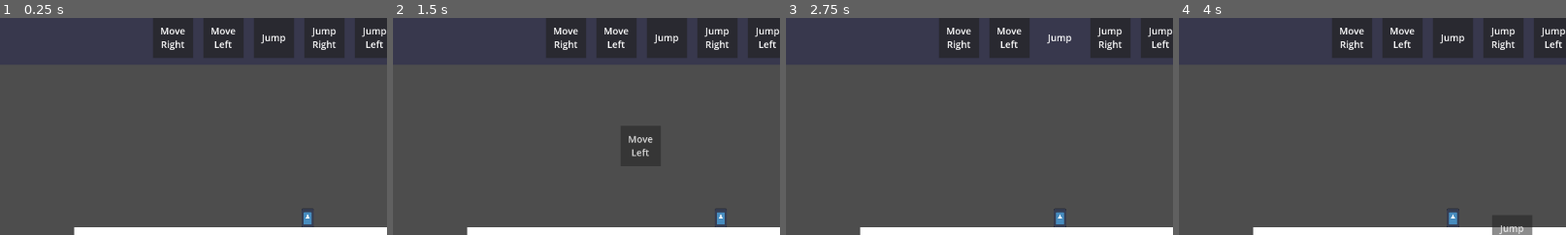
Above: before the commit, frames 1-4 (left to right).
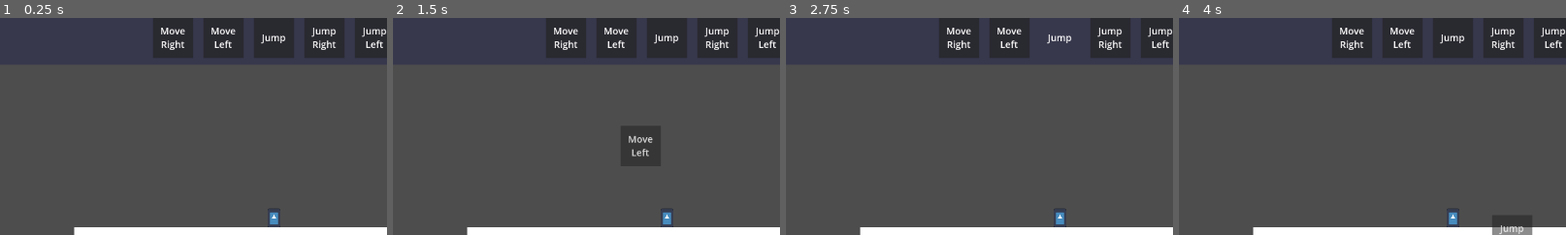
Above: after the commit, the same moments.

Repository: Yuanryan/Rune-Lengend
Game: Godot game, scene res://Scenes/main.tscn
Same seed, same stepped clock (60 frames per second), same inputs: the game is played once before the commit and once after it. The engine's default icon, where the game draws it, is replaced by a stand-in: a white triangle on a blue panel in a dark square.
Inputs (mouse positions are % of the whole screen's width and height, from its top left):
- Up to frame 1 (0.25 s): no input
- Up to frame 2 (1.5 s): tap Enter at 0.5 s; drag from (37, 9) to (60, 28) at 0.52 s; drag from (43, 9) to (45, 70) at 1.27 s
- Up to frame 3 (2.75 s): move the mouse to (50, 9) at 2.02 s; click (50, 9) at 2.17 s
- Up to frame 4 (4 s): tap Space at 2.75 s; drag from (57, 9) to (20, 35) at 2.77 s; drag from (63, 9) to (55, 50) at 3.52 s
The pictures show only the part of the screen within x 15-65%, y 5-55%; the shares and areas given below are measured in that part.

The runs differ from the first frame. In frame 1, 0.3% of the frame differs, in the area x 69-81%, y 87-97%; in frame 2, 0.3%; in frame 3, less than 0.1%; in frame 4, less than 0.1%.

Commit message:
Connected actions with ui

Diff:
--- a/Scenes/main.tscn
+++ b/Scenes/main.tscn
@@ -1,19 +1,12 @@
-[gd_scene load_steps=10 format=3 uid="uid://d055chr3oqj4h"]
+[gd_scene load_steps=4 format=3 uid="uid://d055chr3oqj4h"]
 
 [ext_resource type="PackedScene" uid="uid://dqtphadkel0dl" path="res://Scenes/Levels/level_1.tscn" id="1_0xm2m"]
 [ext_resource type="PackedScene" uid="uid://cviyl35yedewi" path="res://Scenes/player.tscn" id="1_ig7tw"]
-[ext_resource type="Script" uid="uid://dy6k5mx7dxtcy" path="res://Scripts/Actions/action.gd" id="2_kry3j"]
-[ext_resource type="Resource" uid="uid://b8syxaru1l5e6" path="res://Resources/Actions/move_right.tres" id="3_ynf5e"]
-[ext_resource type="Resource" uid="uid://vjw3bdgqn8qj" path="res://Resources/Actions/jump_right.tres" id="4_hptm8"]
-[ext_resource type="Resource" uid="uid://dwfdqho5fjg08" path="res://Resources/Actions/jump.tres" id="5_d1ilt"]
-[ext_resource type="Resource" uid="uid://dsgp2n8cm2tht" path="res://Resources/Actions/jump_left.tres" id="6_6iyac"]
-[ext_resource type="Resource" uid="uid://balt8ynd8p4oc" path="res://Resources/Actions/move_left.tres" id="7_fdnlq"]
 [ext_resource type="PackedScene" uid="uid://dmavjrcww2c2h" path="res://Scenes/ui.tscn" id="9_ynf5e"]
 
 [node name="Main" type="Node2D"]
 
 [node name="Player" parent="." instance=ExtResource("1_ig7tw")]
-action_queue = Array[ExtResource("2_kry3j")]([ExtResource("3_ynf5e"), ExtResource("4_hptm8"), ExtResource("7_fdnlq"), ExtResource("5_d1ilt"), ExtResource("6_6iyac")])
 
 [node name="Level1" parent="." instance=ExtResource("1_0xm2m")]
 position = Vector2(0, 49)
--- a/Scripts/UI/ui.gd
+++ b/Scripts/UI/ui.gd
@@ -8,7 +8,6 @@
 @onready var clear_button: Button = %ClearButton
 @onready var info_label: Label = %InfoLabel
 
-var player: CharacterBody2D
 var _action_count: int = 0
 
 func _ready() -> void:
@@ -64,11 +63,11 @@
     clear_sequence()
 
 func execute_sequence() -> void:
-    if action_queue and player:
+    if action_queue and GameManager.get_player():
         var actions = action_queue.get_actions()
         if actions.size() > 0:
             print("Executing sequence with ", actions.size(), " actions")
-            player.load_actions_from_ui(actions)
+            GameManager.get_player().load_actions_from_ui(actions)
             _update_ui()
         else:
             print("No actions in queue to execute")
@@ -106,9 +105,6 @@
         info_label.text = original_text
         info_label.modulate = Color.WHITE
 
-# Public API for external systems
-func set_player(player_node: CharacterBody2D) -> void:
-    player = player_node
 
 func get_action_count() -> int:
     return _action_count
--- /dev/null
+++ b/Scripts/game_manager.gd
@@ -0,0 +1,23 @@
+# GameManager.gd
+# 遊戲管理器單例，用於管理全域遊戲狀態和玩家引用
+
+extends Node
+
+# 玩家引用
+var player: Player = null
+
+# 初始化函數
+func _ready() -> void:
+	print("GameManager 已初始化")
+
+# 設置玩家引用
+func set_player(player_ref: Player) -> void:
+	player = player_ref
+
+# 獲取玩家引用
+func get_player() -> Player:
+	return player
+
+# 檢查玩家是否存在
+func has_player() -> bool:
+	return player != null
--- a/Scripts/player.gd
+++ b/Scripts/player.gd
@@ -1,10 +1,14 @@
 # Player/Player.gd
 extends CharacterBody2D
+class_name Player
 
 const GRAVITY := 1000.0
 
 @export var action_queue: Array[Action] = []
 var _current_action: Action = null
+
+func _ready() -> void:
+    GameManager.set_player(self)
 
 func _physics_process(delta: float) -> void:
     # 重力
--- a/project.godot
+++ b/project.godot
@@ -34,6 +34,10 @@
 2d_physics/layer_1="Map"
 2d_physics/layer_2="Player"
 
+[autoload]
+
+GameManager="*res://Scripts/game_manager.gd"
+
 [rendering]
 
 renderer/rendering_method="gl_compatibility"
Not shown, added: Scripts/game_manager.gd.uid
